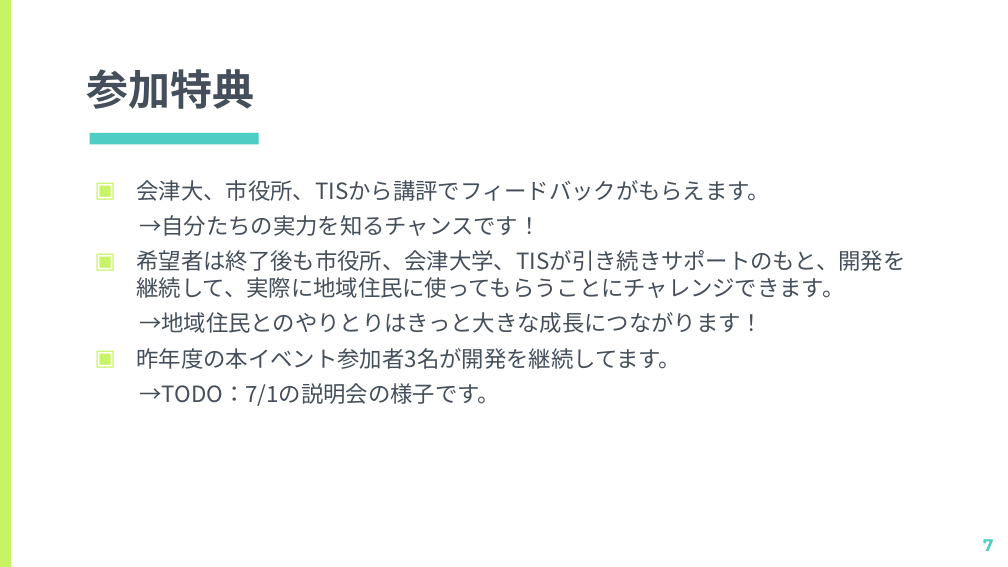
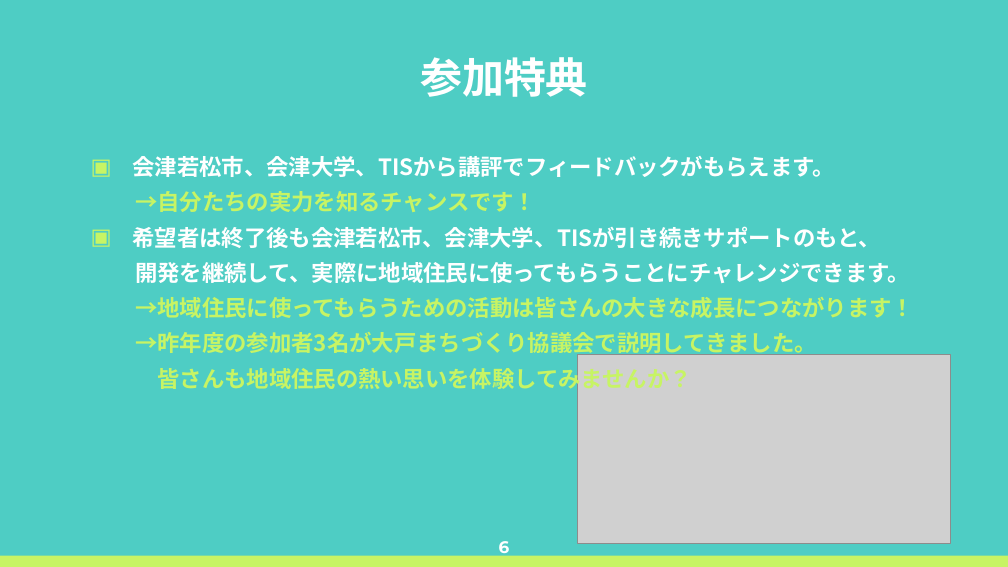
Before and after one commit to kiyohome/wacchi, a slide deck: slide 6 of 2021/ITで地域課題を解決しよう.pptx (slide 7 before the commit). Drawn at 1008x567 pixels with LibreOffice and Linux fonts; fonts in the diff are those of the drawing; grey boxes stand for pictures. Boxes give left, top, right and bottom in pixels: in the first picture for what was removed or moved away, otherwise in the second. Text is boxed around its words. In the diff, an @@ line names an element or a change of style, - is before the commit and + after.

Commit message:
21年度の会津大向け勉強会資料の追加

```diff
--- a/2021/ITで地域課題を解決しよう.pptx
+++ b/2021/ITで地域課題を解決しよう.pptx
@@ background #FFFFFF to #4ECDC4 @@
@@ rectangle removed at [0,0,11,566] @@
@@ title "参加特典": place and size @@
-title "参加特典" at [86,69,254,109]
+title "参加特典" at [420,57,588,97]
@@ title "参加特典" at [420,57,588,97]: text colour #454F5B to #FFFFFF; alignment left to centre @@
@@ subtitle "会津若松市、会津大学、TISから講評でフィードバックがもらえます。": place and size @@
-subtitle "会津若松市、会津大学、TISから講評でフィードバックがもらえます。" at [137,180,906,406]
+subtitle "会津若松市、会津大学、TISから講評でフィードバックがもらえます。" at [133,156,914,392]
@@ rectangle removed at [90,133,259,144] @@
@@ subtitle at [133,156,835,177]: text changed; text colour #454F5B to #FFFFFF; bold on @@
-▣ 会津大、市役所、TISから講評でフィードバックがもらえます。
+▣ 会津若松市、会津大学、TISから講評でフィードバックがもらえます。
@@ subtitle at [135,191,536,212]: text colour #454F5B to #C7F464, bold on in "→自分たちの実力を知るチャンスです！" @@
@@ subtitle at [133,226,914,392]: text changed; text colour #454F5B to #C7F464; bold on @@
-▣ 希望者は終了後も市役所、会津大学、TISが引き続きサポートのもと、開発を継続して、実際に地域住民に使ってもらうことにチャレンジできます。
-→地域住民とのやりとりはきっと大きな成長につながります！
-▣ 昨年度の本イベント参加者3名が開発を継続してます。
-→TODO：7/1の説明会の様子です。
+▣ 希望者は終了後も会津若松市、会津大学、TISが引き続きサポートのもと、
+開発を継続して、実際に地域住民に使ってもらうことにチャレンジできます。
+→地域住民に使ってもらうための活動は皆さんの大きな成長につながります！
+→昨年度の参加者3名が大戸まちづくり協議会で説明してきました。
+皆さんも地域住民の熱い思いを体験してみませんか？
@@ picture added at [578,354,951,543] @@
@@ page number added at [499,537,510,558], 12 pt, text #FFFFFF, bold @@
+6
@@ page number removed at [983,539,993,551] @@
-7
@@ rectangle added at [0,555,1008,566], fill #C7F464 @@
```
Also in this commit, not shown: 9 other slides changed, 4 slides added, 5 slides removed, 1 other file.
